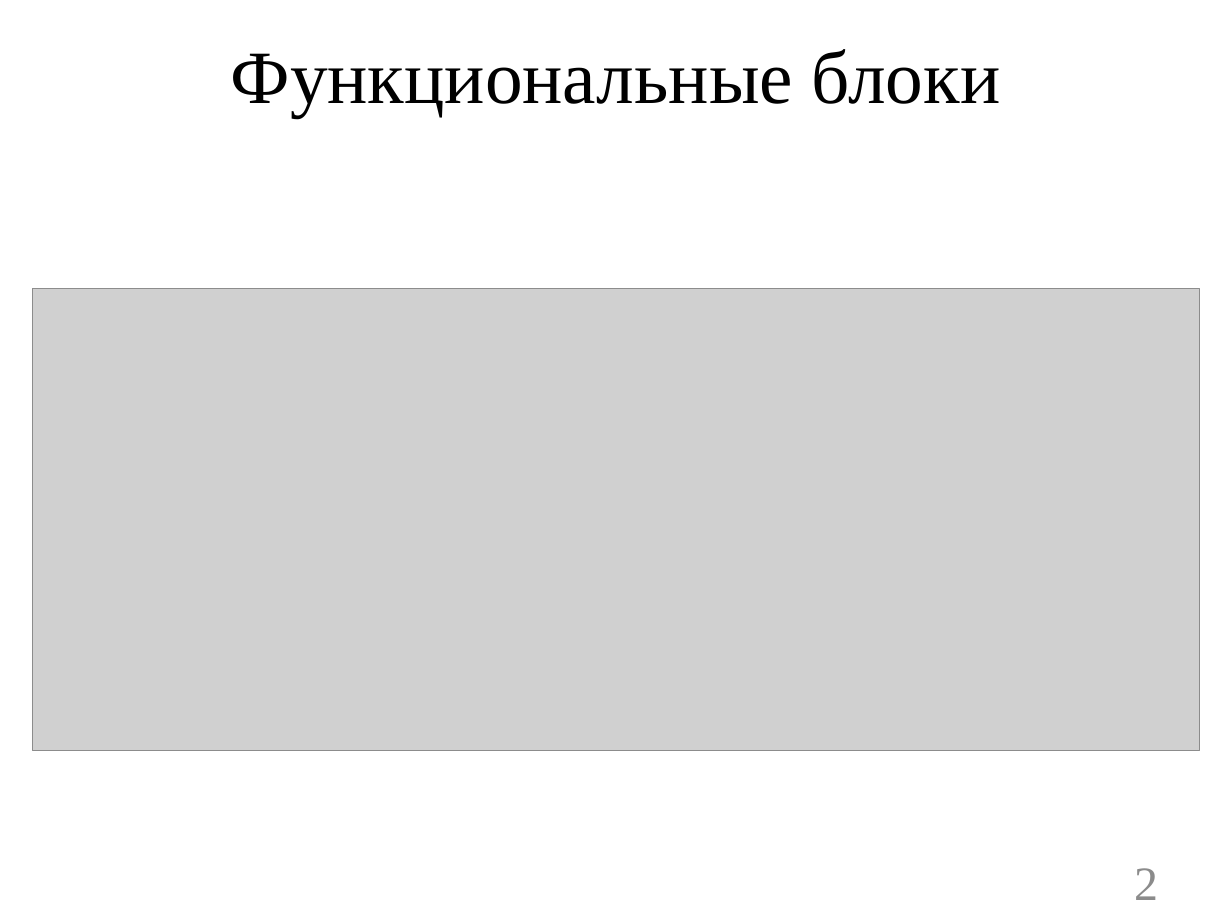
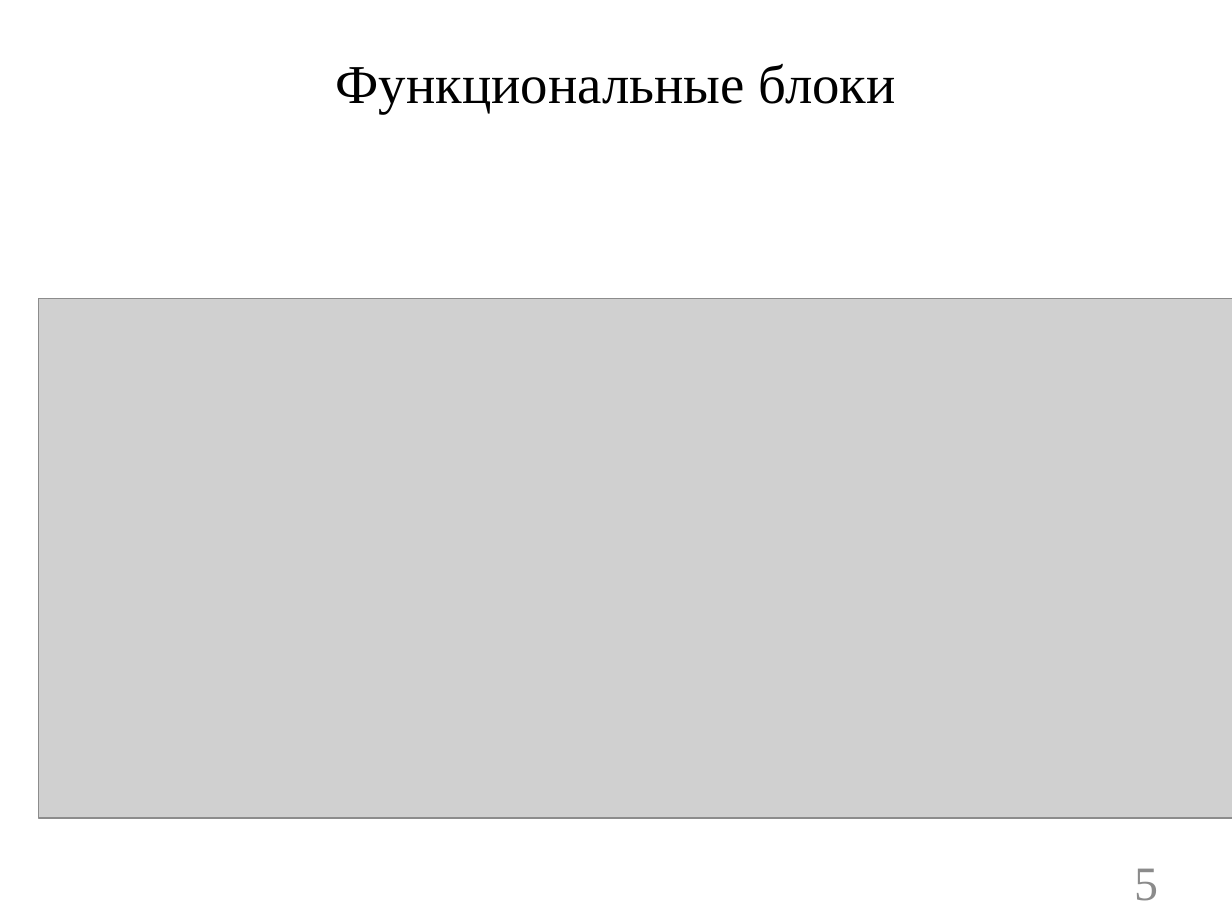
Before and after one commit to ALeschev/tunel, a slide deck: slide 5 of sibsutis/2015/dpl/diploma_submission/diploma_submission_pptx.pptx (slide 2 before the commit). Drawn at 1232x924 pixels with LibreOffice and Linux fonts; fonts in the diff are those of the drawing; grey boxes stand for pictures; background and template pictures are left out. Boxes give left, top, right and bottom in pixels: in the first picture for what was removed or moved away, otherwise in the second. Text is boxed around its words. In the diff, an @@ line names an element or a change of style, - is before the commit and + after.

```diff
--- a/sibsutis/2015/dpl/diploma_submission/diploma_submission_pptx.pptx
+++ b/sibsutis/2015/dpl/diploma_submission/diploma_submission_pptx.pptx
@@ title "Функциональные блоки": place and size @@
-title "Функциональные блоки" at [231, 49, 1000, 117]
+title "Функциональные блоки" at [336, 63, 896, 114]
@@ title "Функциональные блоки" at [336, 63, 896, 114]: size 44 to 32 pt @@
@@ picture: place and size @@
-picture at [32, 288, 1199, 750]
+picture at [38, 298, 1232, 818]
@@ page number at [1134, 868, 1158, 901]: text changed @@
-2
+5
```
Also in this commit, not shown: 1 other slide changed, 7 slides added, 2 slides removed, 24 other files.
